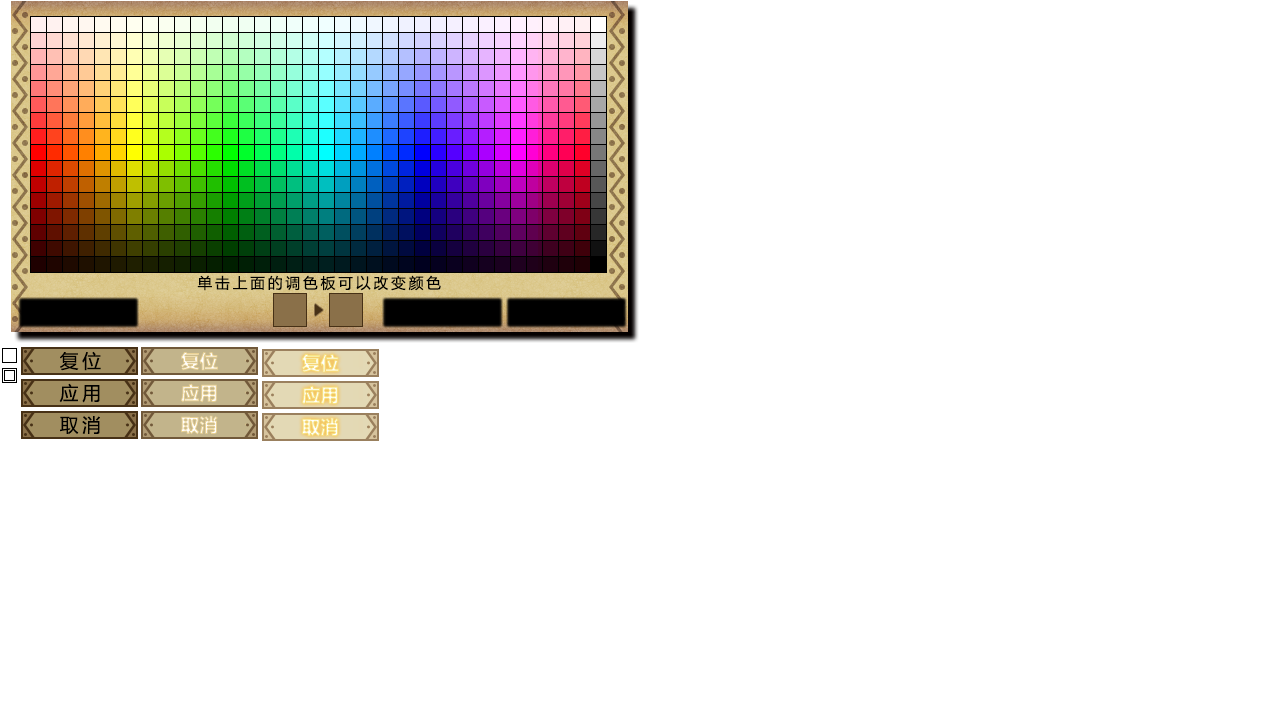
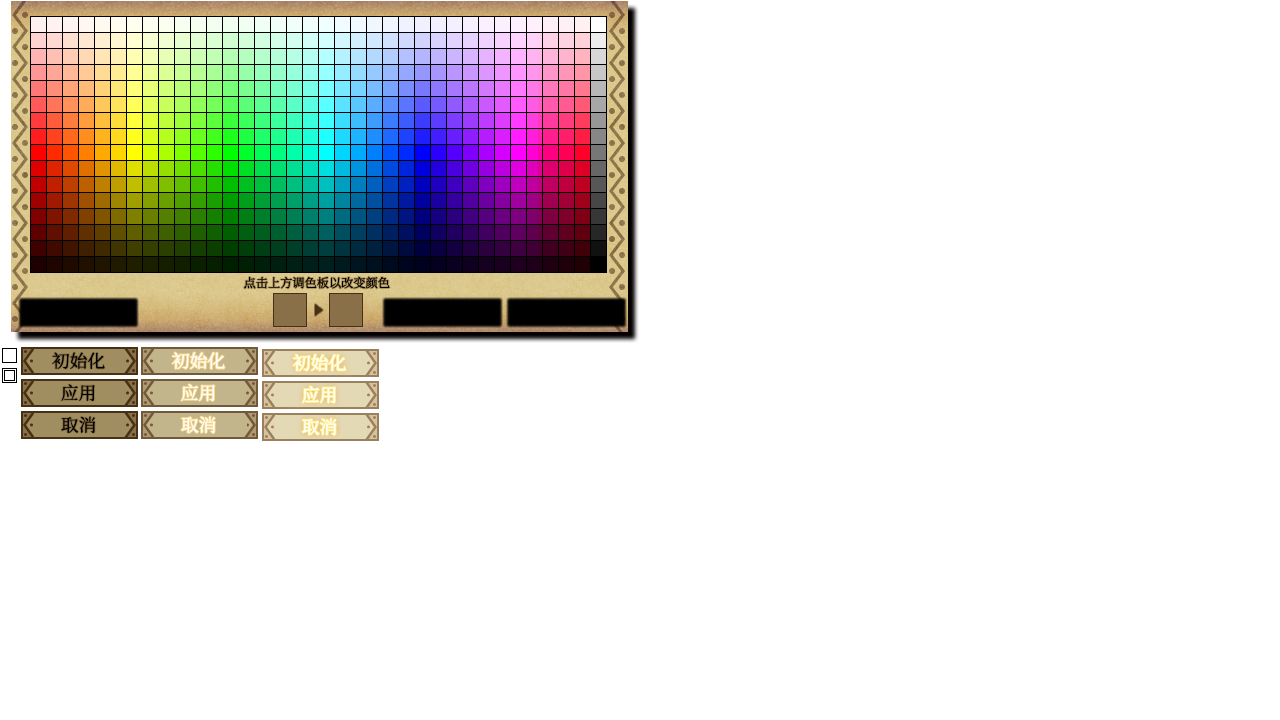
Two versions of the same layered image (1280px x 720px). Layer-by-layer changes:
added layer "点击上方调色板以改变颜色" above "按钮_普通" over [244, 276, 390, 289]
added group "按钮_普通" with 9 layers above "cover" over [52, 352, 346, 435]
added group "1" (1st of 4, in "按钮_普通") with 8 layers in group "按钮_普通" over [52, 352, 346, 435]
added layer "初始化 应用 取消" (1st of 3, in "按钮_普通" › "1") in group "1" over [52, 352, 105, 433]
added layer "初始化 应用 取消" (2nd of 3, in "按钮_普通" › "1") in group "1" over [172, 352, 225, 433]
added layer "初始化 应用 取消" (3rd of 3, in "按钮_普通" › "1") in group "1" over [293, 354, 346, 435]
added group "cover" with 2 layers above "组 1" over [34, 275, 441, 439]
added layer "图层 5 拷贝" in group "cover" over [197, 275, 441, 291]
added layer "normal" in group "cover" over [34, 349, 357, 439]
hid group "复位" (6 layers), moved it into group "组 1" over [34, 349, 369, 377]
hid group "应用" (6 layers), moved it into group "组 1" over [34, 381, 369, 409]
hid group "取消" (6 layers), moved it into group "组 1" over [34, 413, 368, 439]
hid group "单击上面的调色板可以改变颜色" (1st of 2, in "组 1") (2 layers), moved it into group "组 1" over [197, 275, 441, 291]
removed layer "图层 0 拷贝" over [34, 275, 441, 439]
showed "图层 0" over [34, 275, 441, 439]
